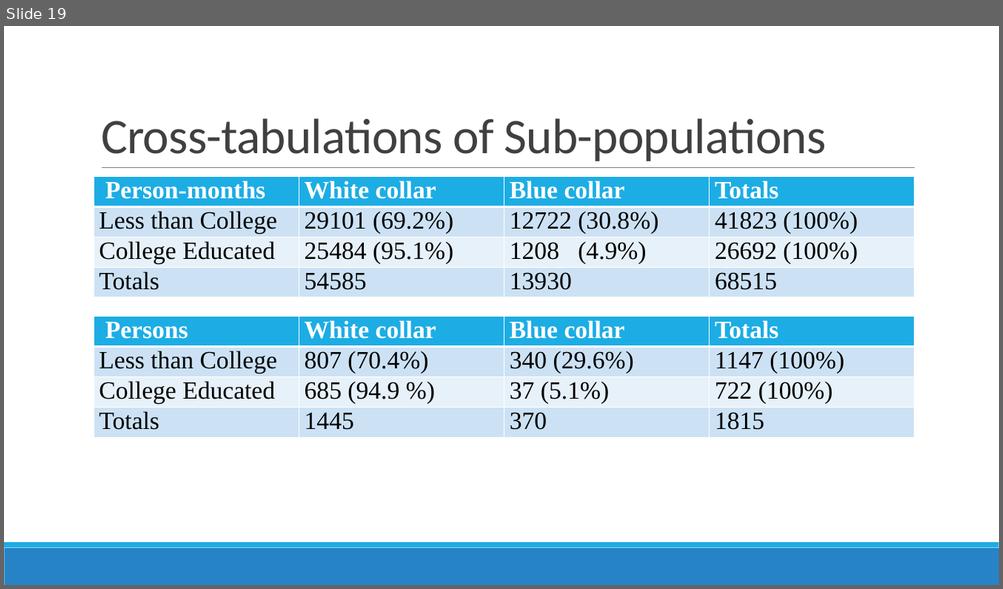
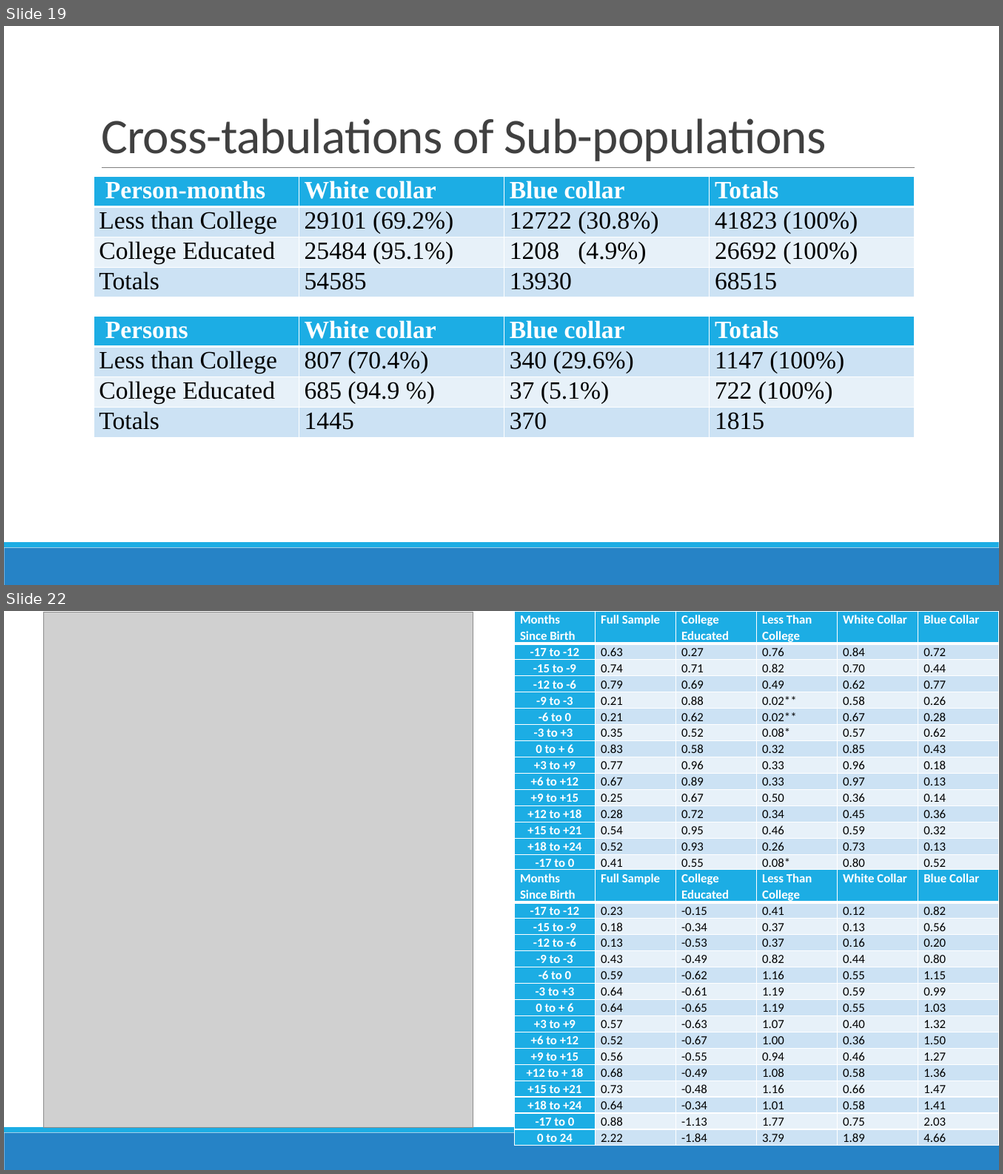
Before and after one commit to alexgoldsmith/Thesis, a slide deck: Thesis.pptx. Shown one above the other, each under a label of ours: slide 19 before the commit, slides 19 and 22 after it; the slides between them are not shown. The pictures are 1003x589 and 1003x1174 pixels, drawn with LibreOffice and Linux fonts; fonts in the diff are those of the drawing; grey boxes stand for pictures. Boxes give left, top, right and bottom in pixels: in the first picture for what was removed or moved away, otherwise in the second. Text is boxed around its words. In the diff, an @@ line names an element or a change of style, - is before the commit and + after.

```diff
--- a/Thesis.pptx
+++ b/Thesis.pptx
@@ slide 22 added at [4, 611, 999, 1170], background #FFFFFF; not listed: 2 template elements that a slide beside it also shows @@
@@ picture added at [43, 612, 473, 1128] @@
@@ table added at [515, 611, 998, 1145], 16 rows, 6 columns @@
+Months Since Birth | Full Sample | College Educated | Less Than College | White Collar | Blue Collar
+-17 to -12 | 0.63 | 0.27 | 0.76 | 0.84 | 0.72
+-15 to -9 | 0.74 | 0.71 | 0.82 | 0.70 | 0.44
+-12 to -6 | 0.79 | 0.69 | 0.49 | 0.62 | 0.77
+-9 to -3 | 0.21 | 0.88 | 0.02** | 0.58 | 0.26
+-6 to 0 | 0.21 | 0.62 | 0.02** | 0.67 | 0.28
+-3 to +3 | 0.35 | 0.52 | 0.08* | 0.57 | 0.62
+0 to + 6 | 0.83 | 0.58 | 0.32 | 0.85 | 0.43
++3 to +9 | 0.77 | 0.96 | 0.33 | 0.96 | 0.18
++6 to +12 | 0.67 | 0.89 | 0.33 | 0.97 | 0.13
++9 to +15 | 0.25 | 0.67 | 0.50 | 0.36 | 0.14
++12 to +18 | 0.28 | 0.72 | 0.34 | 0.45 | 0.36
++15 to +21 | 0.54 | 0.95 | 0.46 | 0.59 | 0.32
++18 to +24 | 0.52 | 0.93 | 0.26 | 0.73 | 0.13
+-17 to 0 | 0.41 | 0.55 | 0.08* | 0.80 | 0.52
+0 to 24 | 0.80 | 0.93 | 0.41 | 0.95 | 0.19
@@ table added at [515, 870, 998, 1145], 16 rows, 6 columns @@
+Months Since Birth | Full Sample | College Educated | Less Than College | White Collar | Blue Collar
+-17 to -12 | 0.23 | -0.15 | 0.41 | 0.12 | 0.82
+-15 to -9 | 0.18 | -0.34 | 0.37 | 0.13 | 0.56
+-12 to -6 | 0.13 | -0.53 | 0.37 | 0.16 | 0.20
+-9 to -3 | 0.43 | -0.49 | 0.82 | 0.44 | 0.80
+-6 to 0 | 0.59 | -0.62 | 1.16 | 0.55 | 1.15
+-3 to +3 | 0.64 | -0.61 | 1.19 | 0.59 | 0.99
+0 to + 6 | 0.64 | -0.65 | 1.19 | 0.55 | 1.03
++3 to +9 | 0.57 | -0.63 | 1.07 | 0.40 | 1.32
++6 to +12 | 0.52 | -0.67 | 1.00 | 0.36 | 1.50
++9 to +15 | 0.56 | -0.55 | 0.94 | 0.46 | 1.27
++12 to + 18 | 0.68 | -0.49 | 1.08 | 0.58 | 1.36
++15 to +21 | 0.73 | -0.48 | 1.16 | 0.66 | 1.47
++18 to +24 | 0.64 | -0.34 | 1.01 | 0.58 | 1.41
+-17 to 0 | 0.88 | -1.13 | 1.77 | 0.75 | 2.03
+0 to 24 | 2.22 | -1.84 | 3.79 | 1.89 | 4.66
```
Also in this commit, not shown: 9 other slides added.
